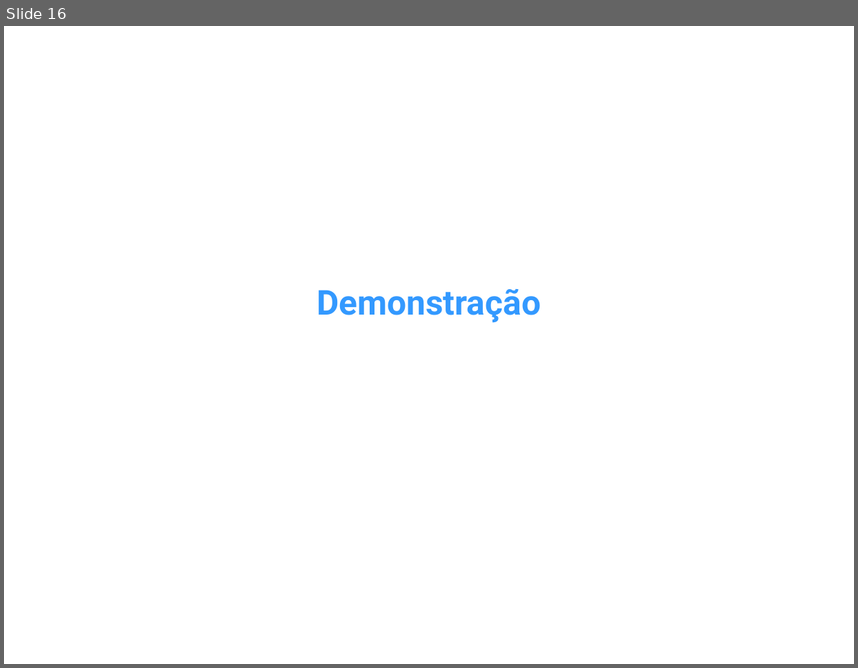
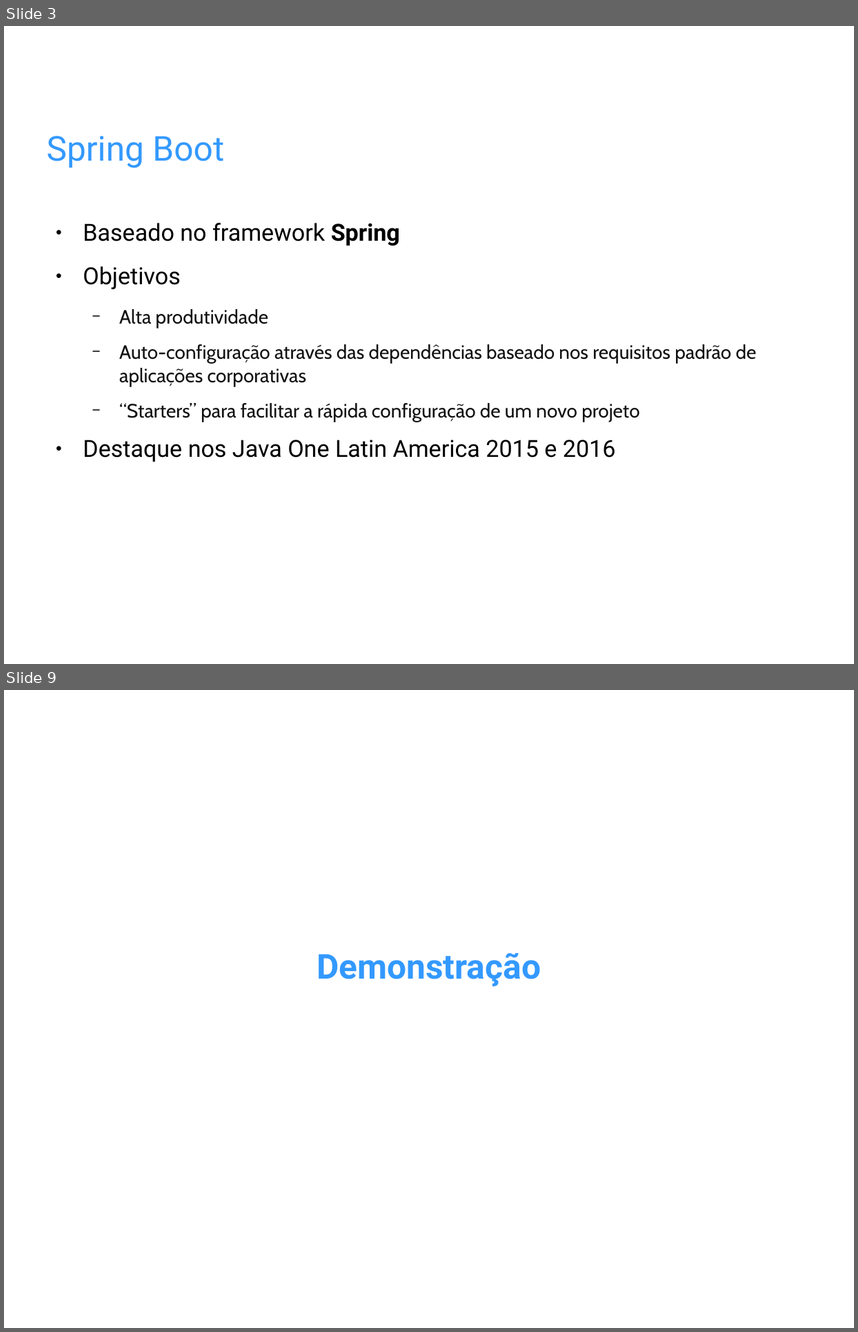
Before and after one commit to amoraes/spring-boot-unesp, a slide deck: etc/Apresentacao-InfoUnesp2016.odp. Shown one above the other, each under a label of ours: slide 16 before the commit, slides 3 and 9 after it; the slides between them are not shown. The pictures are 858x668 and 858x1332 pixels, drawn with LibreOffice and Linux fonts; fonts in the diff are those of the drawing; background and template pictures are left out. Boxes give left, top, right and bottom in pixels: in the first picture for what was removed or moved away, otherwise in the second. Text is boxed around its words. In the diff, an @@ line names an element or a change of style, - is before the commit and + after.

```diff
--- a/etc/Apresentacao-InfoUnesp2016.odp
+++ b/etc/Apresentacao-InfoUnesp2016.odp
@@ slide 3 added at bbox=[4, 26, 854, 664], background picture (left out) @@
@@ title added at bbox=[47, 136, 224, 168], 32 pt, text #3399FF @@
+Spring Boot
@@ text added at bbox=[83, 223, 757, 461], 18 pt, text #111111 @@
+● Baseado no framework Spring
+● Objetivos
+  − Alta produtividade
+  − Auto-configuração através das dependências baseado nos requisitos padrão de aplicações corporativas
+  − “Starters” para facilitar a rápida configuração de um novo projeto
+● Destaque nos Java One Latin America 2015 e 2016
@@ what was slide 16 is now slide 9 @@
```
Also in this commit, not shown: 1 slide changed, 6 other slides added, 14 slides removed.
